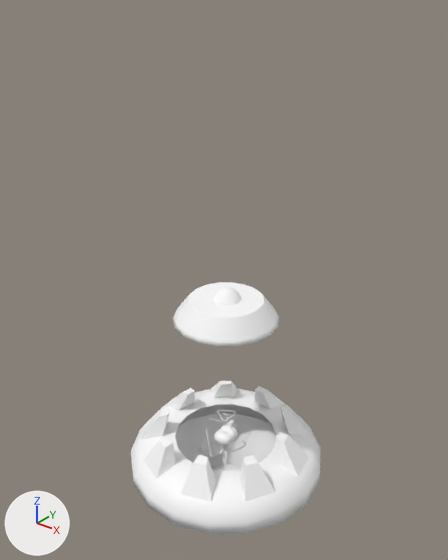
The FBX model Assets/Meshes/Vehicles/Brain vehicle/Take off animation.fbx: old version first, new version second.
Rendered twice from a camera (50 mm lens) standing at (52.7, -66.5, 71.0) and looking at (-1.4, 1.2, 29.1). Every picture has the same lights, and +X, +Y and +Z are marked at lower left. Where no turn or scale is listed for an object, it has been applied to the vertices.

Before the edit, the objects in view are built like this:
```python
ob_brainjarmain_low = bpy.data.objects.new('BrainJarMain_low', me_mesh_005)
ob_brainjarmain_low.location = (-0.1, 0.1, -15.3)
ob_brainjarmain_low_001 = bpy.data.objects.new('BrainJarMain_low.001', me_mesh_006)
ob_brainjarmain_low_001.location = (-0.1, 0.1, 1.7)
ob_brainjarmain_low_002 = bpy.data.objects.new('BrainJarMain_low.002', me_mesh_007)
ob_brainjarmain_low_002.location = (-0.1, 0.1, -15.5)
ob_brainjarmain_low_003 = bpy.data.objects.new('BrainJarMain_low.003', me_mesh_008)
ob_brainjarmain_low_003.location = (0.0, 0.2, -15.2)
ob_character001 = bpy.data.objects.new('Character001', me_mesh_003)
ob_character001.location = (0.0, 0.0, 4.7)
ob_mainbrain_low = bpy.data.objects.new('MainBrain_low', me_mesh)
ob_mainbrain_low.location = (0.0, 0.0, -0.9)
```
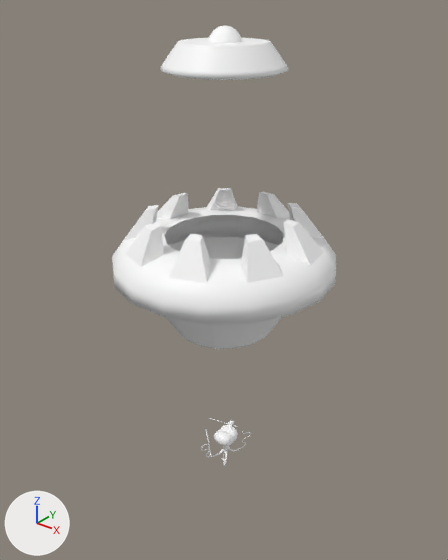
Boxes [x1, y1, x2, y2] around the edits, measured in the pictures (448 x 560 px):
'BrainJarMain_low.002', moved
    before: [131, 388, 320, 535]
    after: [112, 207, 336, 349]
'BrainJarMain_low.001', moved
    before: [141, 381, 311, 502]
    after: [124, 188, 324, 283]
'BrainJarMain_low', moved
    before: [172, 282, 279, 346]
    after: [160, 38, 288, 80]
'BrainJarMain_low.003', moved
    before: [213, 287, 241, 306]
    after: [209, 25, 242, 43]
'Character001', moved
    before: [217, 410, 236, 421]
    after: [214, 202, 236, 210]

The change, as a diff of the scene's bpy script:
```diff
--- a/Assets/Meshes/Vehicles/Brain vehicle/Take off animation.fbx.py
+++ b/Assets/Meshes/Vehicles/Brain vehicle/Take off animation.fbx.py
@@ ob_character001 @@
 ob_character001 = bpy.data.objects.new('Character001', me_mesh_003)
-ob_character001.location = (0.0, 0.0, 4.7)
+ob_character001.location = (0.0, -0.5, 42.0)
@@ ob_brainjarmain_low_001 @@
 ob_brainjarmain_low_001 = bpy.data.objects.new('BrainJarMain_low.001', me_mesh_006)
-ob_brainjarmain_low_001.location = (-0.1, 0.1, 1.7)
+ob_brainjarmain_low_001.location = (-0.1, -0.3, 38.9)
@@ ob_brainjarmain_low_002 @@
 ob_brainjarmain_low_002 = bpy.data.objects.new('BrainJarMain_low.002', me_mesh_007)
-ob_brainjarmain_low_002.location = (-0.1, 0.1, -15.5)
+ob_brainjarmain_low_002.location = (-0.1, -0.3, 21.7)
@@ ob_brainjarmain_low_003 @@
 ob_brainjarmain_low_003 = bpy.data.objects.new('BrainJarMain_low.003', me_mesh_008)
-ob_brainjarmain_low_003.location = (0.0, 0.2, -15.2)
+ob_brainjarmain_low_003.location = (0.0, -0.2, 22.0)
@@ ob_brainjarmain_low @@
 ob_brainjarmain_low = bpy.data.objects.new('BrainJarMain_low', me_mesh_005)
-ob_brainjarmain_low.location = (-0.1, 0.1, -15.3)
+ob_brainjarmain_low.location = (-0.1, -0.3, 22.0)
```
